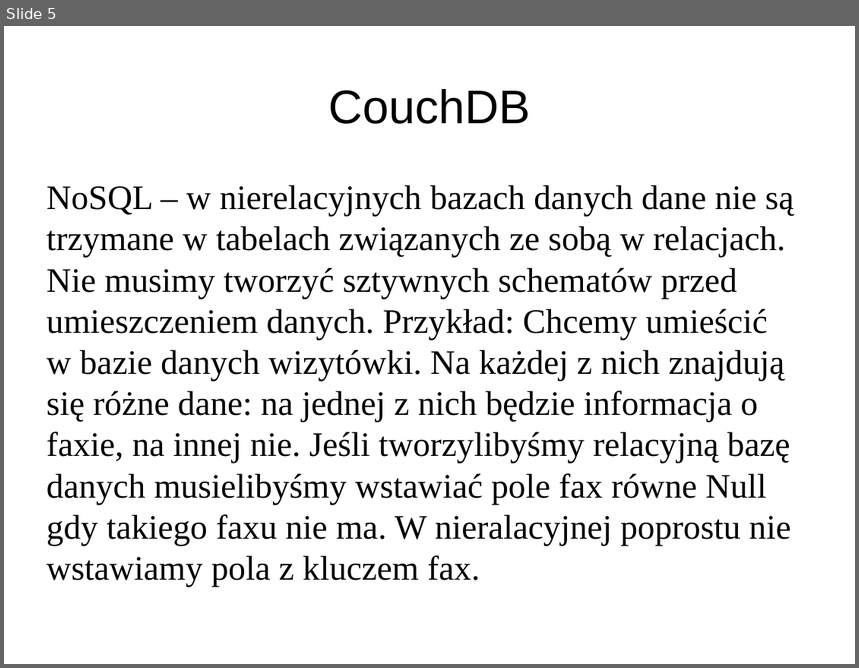
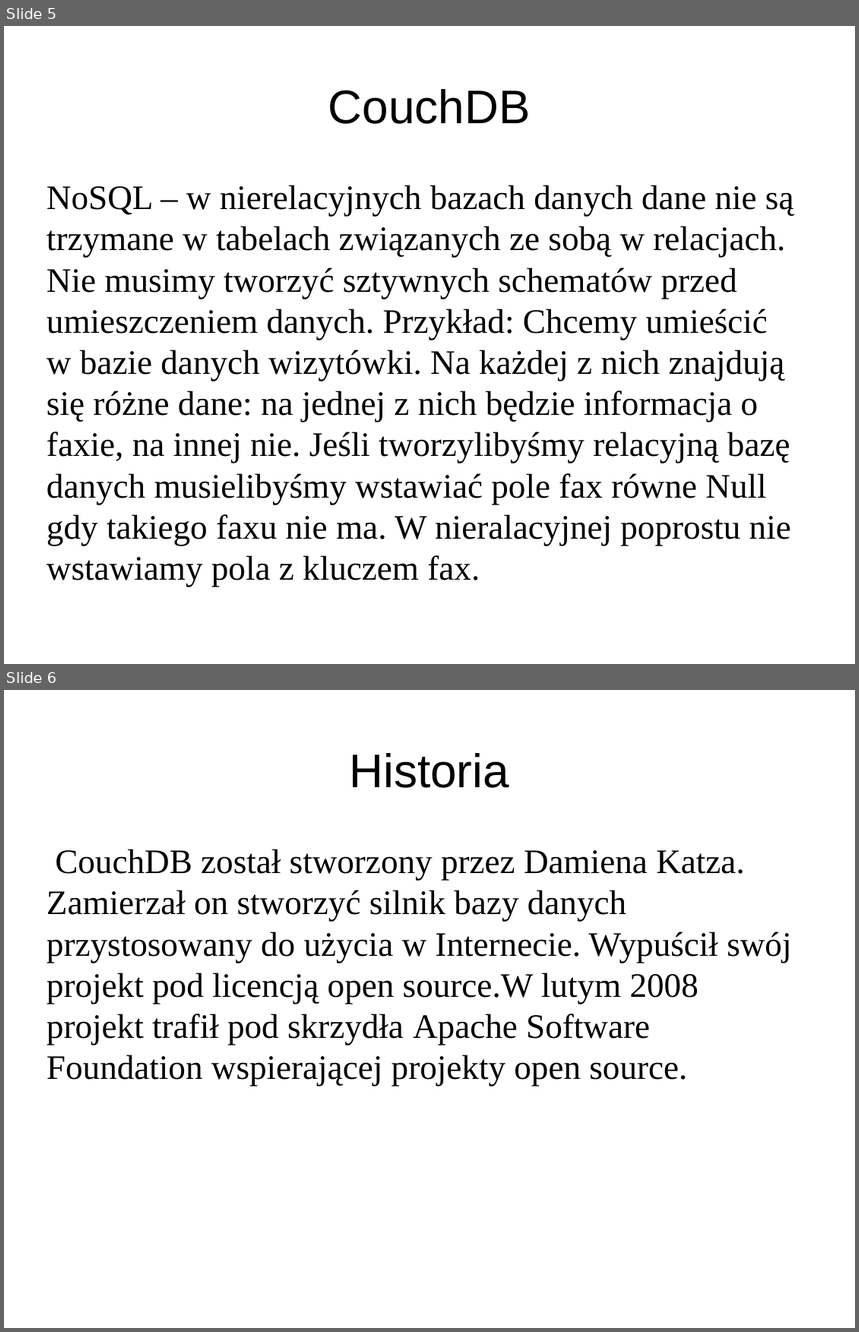
Before and after one commit to pawnow/ProjektErlang, a slide deck: prezentacja.odp. Shown one above the other, each under a label of ours: slide 5 before the commit, slides 5 and 6 after it. The pictures are 859x668 and 859x1332 pixels, drawn with LibreOffice and Linux fonts; fonts in the diff are those of the drawing. Boxes give left, top, right and bottom in pixels: in the first picture for what was removed or moved away, otherwise in the second. Text is boxed around its words. In the diff, an @@ line names an element or a change of style, - is before the commit and + after.

```diff
--- a/prezentacja.odp
+++ b/prezentacja.odp
@@ slide 6 added at [4, 690, 855, 1328], background #FFFFFF @@
@@ title added at [350, 753, 509, 788], 44 pt, text #000000 @@
+Historia
@@ text added at [47, 849, 791, 1087], 32 pt, text #000000 @@
+CouchDB został stworzony przez Damiena Katza. Zamierzał on stworzyć silnik bazy danych przystosowany do użycia w Internecie. Wypuścił swój projekt pod licencją open source.W lutym 2008 projekt trafił pod skrzydła Apache Software Foundation wspierającej projekty open source.
```
Also in this commit, not shown: 10 other slides added, 4 slides removed.
